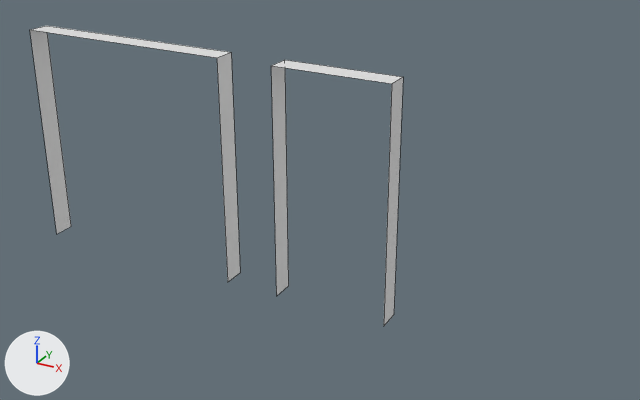
One commit to the Blender file vongott/Assets/Mesh/Walls/doors.blend: the scene before it, then after it.
Before and after are seen from a camera (50 mm lens) standing at (3.99, -5.69, 3.77) and looking at (0.81, 0.11, 0.88). Lighting does not change. The marker at lower left points along +X, +Y and +Z. Mesh edges are drawn as thin lines.

Before the edit, the objects in view are built like this:
```python
me_cube_001 = bpy.data.meshes.new('Cube.001')
me_cube_001.from_pydata(...)  # 16 vertices, 3 faces, 10 loose edges; spans x -1.0..1.0, y 0.0..2.0, z -0.11..0.11
me_cube_002 = bpy.data.meshes.new('Cube.002')
me_cube_002.from_pydata([(-0.5, 0.0, 0.1), (-0.5, 0.0, -0.1), (-0.5, 2.0, 0.1), (-0.5, 2.0, -0.1), (0.5, 2.0, 0.1), (0.5, 2.0, -0.1), (0.5, 0.0, 0.1), (0.5, 0.0, -0.1)], [], [(2, 3, 5, 4), (0, 1, 3, 2), (4, 5, 7, 6)])
ob_door_frame_double = bpy.data.objects.new('door_frame_double', me_cube_001)
ob_door_frame_double.location = (-1.0, 0.0, 0.0)
ob_door_frame_double.rotation_euler = (1.571, 0.0, 0.0)  # degrees (90, 0, 0)
ob_door_frame_single = bpy.data.objects.new('door_frame_single', me_cube_002)
ob_door_frame_single.location = (1.0, 0.0, 0.0)
ob_door_frame_single.rotation_euler = (1.571, 0.0, 0.0)  # degrees (90, 0, 0)
```
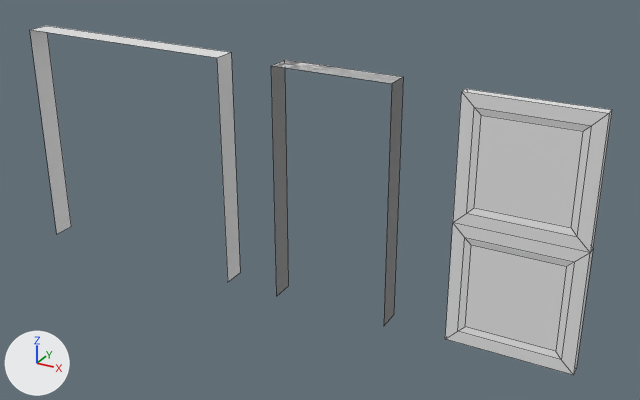
Commit message: added doors

Scene script edits in JSON lines:
```json
{"op": "add", "block": "me_cube_004", "code": ["me_cube_004 = bpy.data.meshes.new('Cube.004')", "me_cube_004.from_pydata(...)  # 44 vertices, 42 faces; spans x 0.0..1.0, y 0.0..2.0, z -0.04..0.04"]}
{"op": "add", "block": "ob_door_frame_single_001", "code": ["ob_door_frame_single_001 = bpy.data.objects.new('door_frame_single.001', me_cube_002.copy())  # the mesh of ob_door_frame_single", "ob_door_frame_single_001.location = (1.0, 0.0, 0.0)", "ob_door_frame_single_001.rotation_euler = (1.571, 0.0, 0.0)  # degrees (90, 0, 0)"]}
{"op": "add", "block": "ob_door_wood_single", "code": ["ob_door_wood_single = bpy.data.objects.new('door_wood_single', me_cube_004)", "ob_door_wood_single.location = (2.0, 0.0, 0.0)", "ob_door_wood_single.rotation_euler = (1.571, 0.0, 0.0)  # degrees (90, 0, 0)"]}
```

Changed parts and their boxes [x1, y1, x2, y2] in the pictures (640 x 400 px):
```json
{"object": "door_wood_single", "change": "added", "after": [445, 89, 612, 375]}
{"object": "door_frame_single.001", "change": "added", "after": [271, 60, 403, 325]}
{"object": "door_frame_single", "change": "unchanged, covered by the edit", "before": [271, 60, 403, 325]}
```
